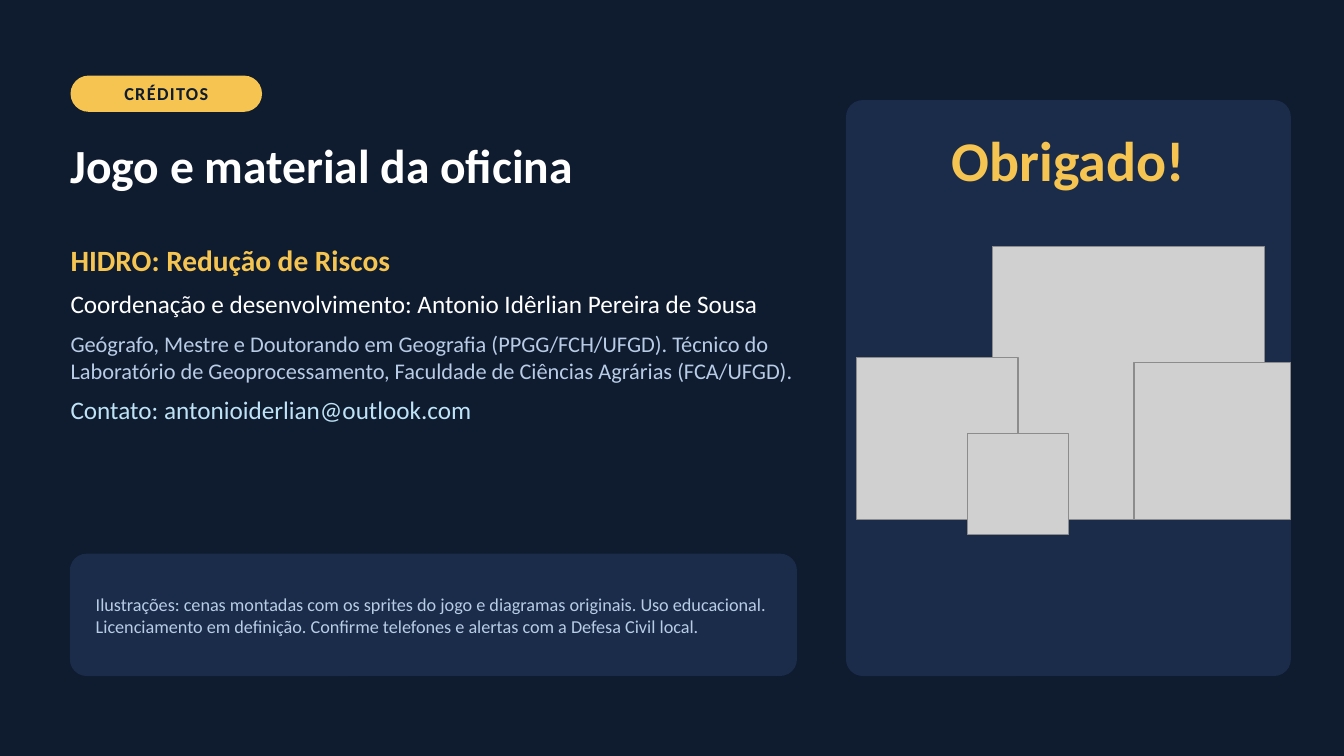
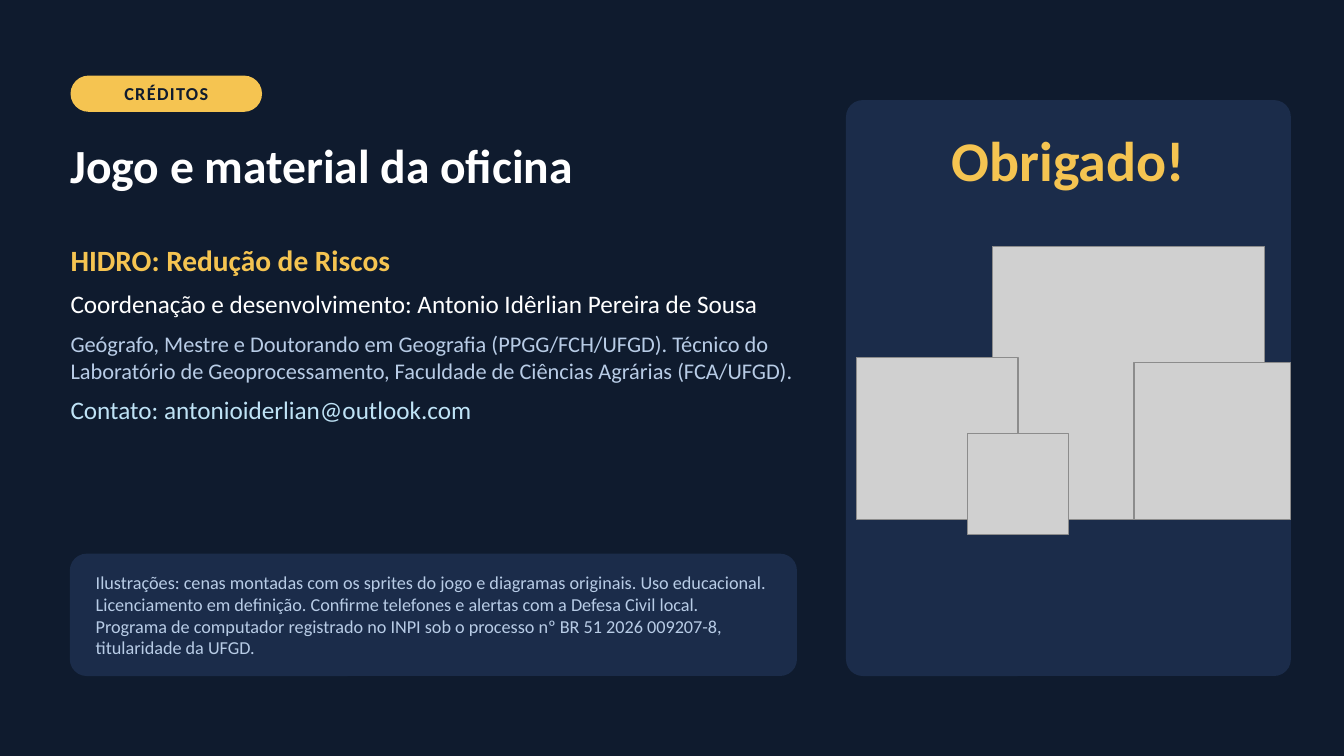
Before and after one commit to antonioaigeo/hidro_reducao-riscos, a slide deck: slide 37 of materiais/HIDRO_Oficina_Estudantes.pptx. Drawn at 1344x756 pixels with LibreOffice and Linux fonts; fonts in the diff are those of the drawing; grey boxes stand for pictures. Boxes give left, top, right and bottom in pixels: in the first picture for what was removed or moved away, otherwise in the second. Text is boxed around its words. In the diff, an @@ line names an element or a change of style, - is before the commit and + after.

```diff
--- a/materiais/HIDRO_Oficina_Estudantes.pptx
+++ b/materiais/HIDRO_Oficina_Estudantes.pptx
@@ text at (x1=96, y1=620, x2=722, y2=654): paragraph added @@
+Programa de computador registrado no INPI sob o processo nº BR 51 2026 009207-8, titularidade da UFGD.
```
Also in this commit, not shown: 1 other slide changed, 38 other files.
